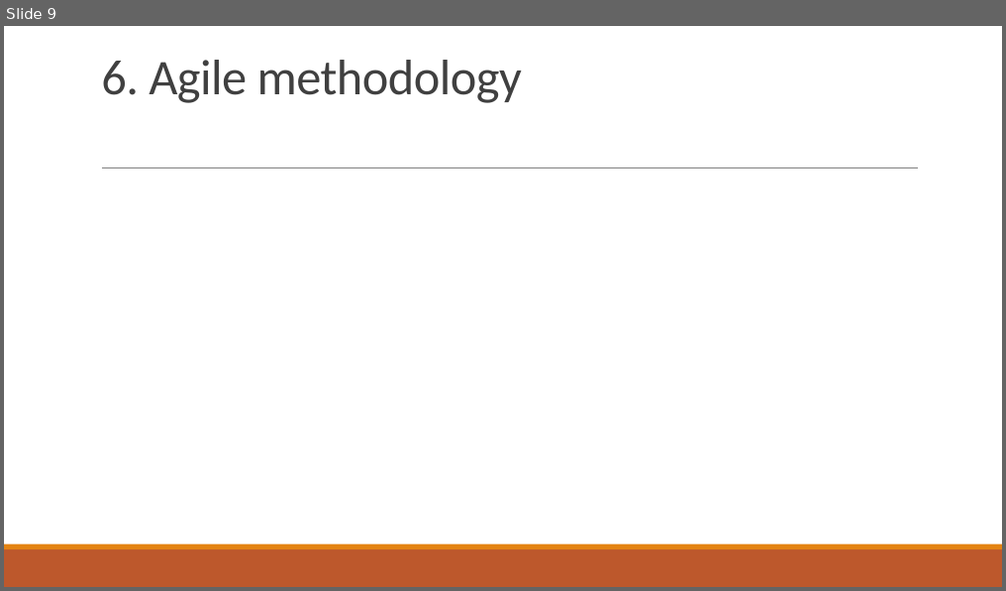
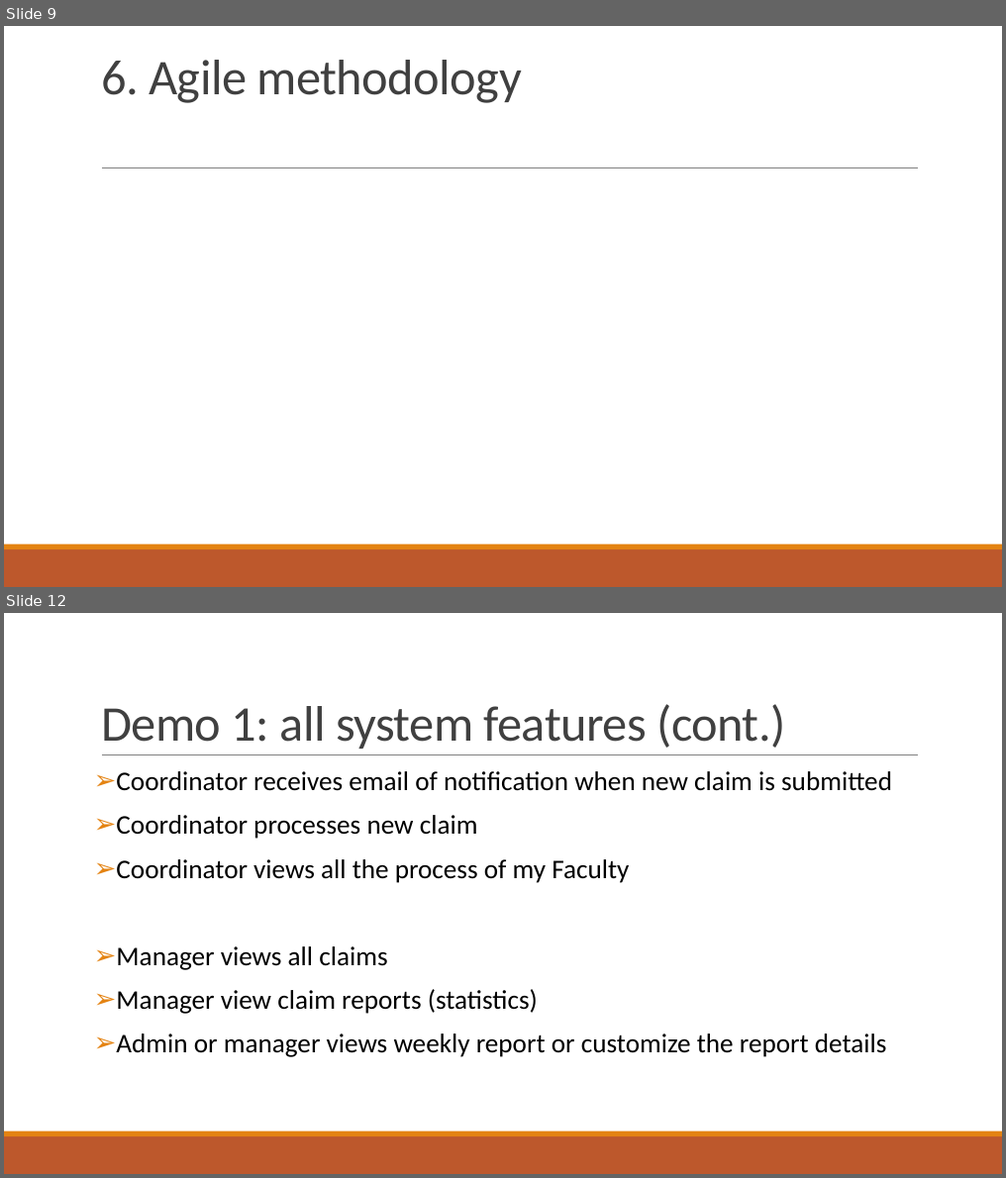
Before and after one commit to kaka-develop/ec-management, a slide deck: documents/Presentation.pptx. Shown one above the other, each under a label of ours: slide 9 before the commit, slides 9 and 12 after it; the slides between them are not shown. The pictures are 1006x591 and 1006x1178 pixels, drawn with LibreOffice and Linux fonts; fonts in the diff are those of the drawing. Boxes give left, top, right and bottom in pixels: in the first picture for what was removed or moved away, otherwise in the second. Text is boxed around its words. In the diff, an @@ line names an element or a change of style, - is before the commit and + after.

Commit message:
add Demo plan (1,2,3,4,5) for presentation

```diff
--- a/documents/Presentation.pptx
+++ b/documents/Presentation.pptx
@@ slide 12 added at (x1=4, y1=613, x2=1002, y2=1174), background #FFFFFF; not listed: 3 template elements that a slide beside it also shows @@
@@ title added at (x1=101, y1=704, x2=785, y2=749), 48 pt, text #404040 @@
+Demo 1: all system features (cont.)
@@ text added at (x1=116, y1=771, x2=892, y2=1058), 25.9 pt, text #000000 @@
+➢ Coordinator receives email of notification when new claim is submitted
+➢ Coordinator processes new claim
+➢ Coordinator views all the process of my Faculty
+➢ Manager views all claims
+➢ Manager view claim reports (statistics)
+  ➢ Admin or manager views weekly report or customize the report details
```
Also in this commit, not shown: 2 slides changed, 7 other slides added, 1 slide removed, 5 other files.
